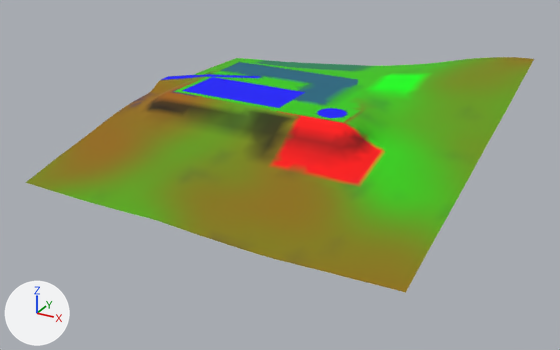
An edit to the glTF model games/yorimichi/assets/belmonte/meshes/SM_BM_BT_Terrain_6_2.glb, drawn before and after from the same camera.
One viewpoint serves both versions: a 50 mm camera at (871.0, -406.0, 187.0) aimed at (637.0, 21.0, -26.0). The axes (+X, +Y, +Z) are drawn at lower left. The lights are the same throughout. The picture after the commit comes second.

In view in the first picture: 'SM_BM_BT_Terrain_6_2'.
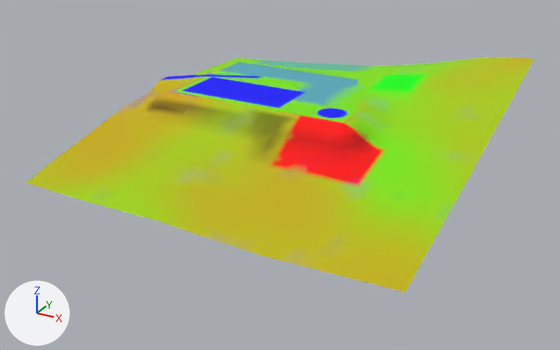
What differs and where, as boxes (x1, y1, x2, y2) in the pictures (560 x 350 px):
part 1 of me_sm_bt_terrain_6_2, recoloured (lighter): (64, 58, 511, 233) in both
part 2 of me_sm_bt_terrain_6_2, recoloured (lighter): (26, 57, 534, 293) in both
part 3 of me_sm_bt_terrain_6_2, recoloured: (161, 74, 348, 119) in both

The change, as a diff of the scene's bpy script:
```diff
--- a/games/yorimichi/assets/belmonte/meshes/SM_BM_BT_Terrain_6_2.glb.py
+++ b/games/yorimichi/assets/belmonte/meshes/SM_BM_BT_Terrain_6_2.glb.py
@@ me_sm_bt_terrain_6_2 @@
 me_sm_bt_terrain_6_2.from_pydata(...)  # 3117 vertices, 6097 faces; spans x 512.0..768.0, y -88.0..168.0, z -21.0..38.0
 # used by ob_sm_bm_bt_terrain_6_2; location = (0.0, 0.0, 0.0)
+# me_sm_bt_terrain_6_2 part 1: 2546 faces centred in x 513.0..765.0, y -86.0..165.0, z -17.0..32.0 are repainted in the vertex colours; the middle colour goes from green #33be00 to green #7ce000
+# me_sm_bt_terrain_6_2 part 2: 2280 faces centred in x 512.0..765.0, y -86.0..165.0, z -21.0..37.0 are repainted in the vertex colours; the middle colour goes from dark yellow #716d00 to yellow #b2af00
+# me_sm_bt_terrain_6_2 part 3: 811 faces centred in x 512.0..676.0, y 29.0..90.0, z 14.0..18.0 are repainted in the vertex colours; the middle colour goes from blue #030fed to blue #1c45f7
 me_sm_bt_terrain_6_2.materials.append(mat_bm_000_m_terrain_044)
```
